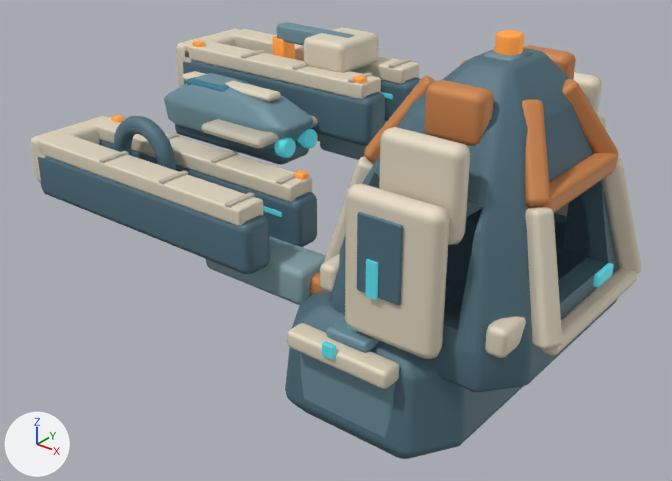
Two versions of the glTF model space-battleship/assets/planets/facilities_v5/shipyard.glb, one commit apart.
Both versions are drawn from a 50 mm camera at (2.84, -4.31, 2.85) aimed at (-0.52, -0.11, 0.24). Lighting does not change. The marker at lower left points along +X, +Y and +Z. The older version comes first. Where no turn or scale is listed for an object, it has been applied to the vertices.

Names of what the first picture shows: 'Berth deep structural rail', 'Berth deep structural rail.002', 'Berth segmented armor crest', 'Berth segmented armor crest.001', 'Berth segmented armor crest.002', 'Coupling jaw under deck', 'Craft aft cyan thruster', 'Craft aft cyan thruster.001', 'Craft cockpit', 'Craft dark belly', 'Craft ivory dorsal spine', 'Craft swept short wing', 'Craft swept short wing.001', 'Craft tapered hull', 'Exposed load arch lower.002', 'Ring-coupled tapered keel', 'Root upper armor rib', 'Split ivory root cheek', 'Tapering shipyard load core' and 50 more.
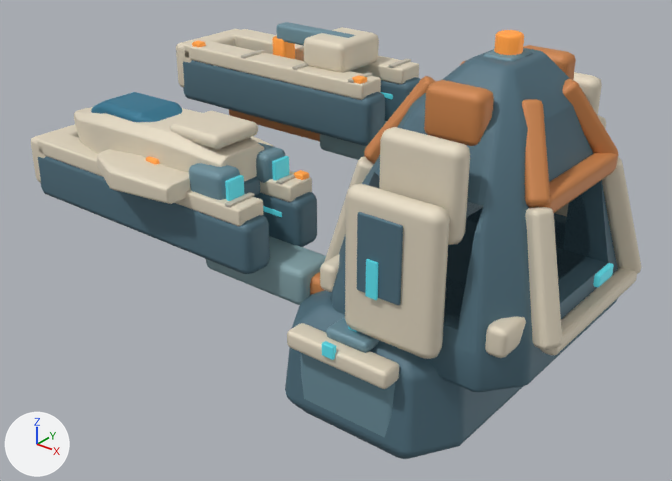
Where the change shows, as pixel boxes (x1, y1, x2, y2) in the pictures (672 x 481 px):
'Ivory shuttle pressure shell', added: after (74, 107, 265, 182)
'Craft tapered hull', deleted (cyan): before (164, 74, 313, 150)
'Shuttle swept ivory wing', added (pale yellow): after (97, 149, 191, 204)
'Shuttle ivory rear armor', added (pale yellow): after (170, 111, 258, 149)
'Faceted blue cockpit canopy', added (cyan): after (91, 92, 182, 122)
'Blue engine fairing', added (cyan): after (189, 163, 240, 200)
'Craft dark belly', deleted (cyan): before (175, 124, 309, 165)
'Craft swept short wing', deleted: before (202, 119, 279, 148)
'Craft ivory dorsal spine', deleted (pale yellow): before (182, 71, 281, 102)
'Blue engine fairing.001', added (cyan): after (256, 142, 285, 183)
'Cyan rear nozzle', added: after (225, 175, 244, 201)
'Craft aft cyan thruster', deleted: before (274, 138, 296, 158)
'Cyan rear nozzle.001', added: after (272, 156, 289, 180)
'Craft cockpit', deleted: before (187, 73, 248, 92)
'Craft aft cyan thruster.001', deleted: before (298, 129, 318, 148)
'Deep blue shuttle belly', added (mostly hidden): after (244, 176, 260, 197)
'Warm docked status', added: after (146, 157, 159, 164)
'Shuttle swept ivory wing.001', added (mostly hidden): after (251, 136, 275, 147)
'Craft swept short wing.001', deleted (mostly hidden): before (310, 116, 318, 128)
'Berth segmented armor crest.001', unchanged, covered by the edit: before (91, 117, 312, 202); after (260, 171, 312, 202)
'Berth working collar', unchanged, covered by the edit: before (114, 116, 176, 170)

What changed in the scene script:
```text
Remove ob_craft_aft_cyan_thruster:
    ob_craft_aft_cyan_thruster = bpy.data.objects.new('Craft aft cyan thruster', me_cylinder_001)
Remove ob_craft_aft_cyan_thruster_001:
    ob_craft_aft_cyan_thruster_001 = bpy.data.objects.new('Craft aft cyan thruster.001', me_cylinder_002)
Remove ob_craft_cockpit:
    ob_craft_cockpit = bpy.data.objects.new('Craft cockpit', me_cube_077)
Remove ob_craft_dark_belly:
    ob_craft_dark_belly = bpy.data.objects.new('Craft dark belly', me_cube_076)
Remove ob_craft_ivory_dorsal_spine:
    ob_craft_ivory_dorsal_spine = bpy.data.objects.new('Craft ivory dorsal spine', me_cube_075)
Remove ob_craft_swept_short_wing:
    ob_craft_swept_short_wing = bpy.data.objects.new('Craft swept short wing', me_cube_078)
Remove ob_craft_swept_short_wing_001:
    ob_craft_swept_short_wing_001 = bpy.data.objects.new('Craft swept short wing.001', me_cube_079)
Remove ob_craft_tapered_hull:
    ob_craft_tapered_hull = bpy.data.objects.new('Craft tapered hull', me_craft_tapered_hull)
Add ob_warm_docked_status:
    ob_warm_docked_status = bpy.data.objects.new('Warm docked status', me_cube_078_1)  # 56 vertices, 108 faces; spans x -0.05..0.05, y -0.02..0.02, z -0.045..0.045; in mat_small_warm_status_lens (orange #ed933c, glowing brown #965b22)
    ob_warm_docked_status.location = (-1.36, -0.85, 0.78)
Add ob_shuttle_swept_ivory_wing_001:
    ob_shuttle_swept_ivory_wing_001 = bpy.data.objects.new('Shuttle swept ivory wing.001', me_shuttle_swept_ivory_wing_001)  # 111 vertices, 218 faces; spans x -1.81..-1.03, y -0.38..-0.042, z 0.65..0.81; in mat_ivory_armor (pale yellow #e5dac4)
    ob_shuttle_swept_ivory_wing_001.location = (0.0, 0.0, 0.0)
Add ob_shuttle_swept_ivory_wing:
    ob_shuttle_swept_ivory_wing = bpy.data.objects.new('Shuttle swept ivory wing', me_shuttle_swept_ivory_wing)  # 111 vertices, 218 faces; spans x -1.81..-1.03, y -1.098..-0.76, z 0.65..0.81; in mat_ivory_armor (pale yellow #e5dac4)
    ob_shuttle_swept_ivory_wing.location = (0.0, 0.0, 0.0)
Add ob_shuttle_ivory_rear_armor:
    ob_shuttle_ivory_rear_armor = bpy.data.objects.new('Shuttle ivory rear armor', me_cube_075_1)  # 56 vertices, 108 faces; spans x -0.21..0.21, y -0.185..0.185, z -0.045..0.045; in mat_ivory_armor (pale yellow #e5dac4)
    ob_shuttle_ivory_rear_armor.location = (-1.1, -0.57, 0.99)
Add ob_ivory_shuttle_pressure_shell:
    ob_ivory_shuttle_pressure_shell = bpy.data.objects.new('Ivory shuttle pressure shell', me_ivory_shuttle_pressure_shell)  # 184 vertices, 364 faces; spans x -2.42..-0.86, y -0.84..-0.3, z 0.61..0.99; in mat_ivory_armor (pale yellow #e5dac4)
    ob_ivory_shuttle_pressure_shell.location = (0.0, 0.0, 0.0)
Add ob_faceted_blue_cockpit_canopy:
    ob_faceted_blue_cockpit_canopy = bpy.data.objects.new('Faceted blue cockpit canopy', me_faceted_blue_cockpit_canopy)  # 138 vertices, 272 faces; spans x -2.17..-1.47, y -0.759..-0.381, z 0.85..1.03; in mat_shuttle_cockpit_glass (cyan #357c97)
    ob_faceted_blue_cockpit_canopy.location = (0.0, 0.0, 0.0)
Add ob_deep_blue_shuttle_belly:
    ob_deep_blue_shuttle_belly = bpy.data.objects.new('Deep blue shuttle belly', me_deep_blue_shuttle_belly)  # 128 vertices, 252 faces; spans x -2.25..-0.84, y -0.84..-0.3, z 0.54..0.72; in mat_deep_teal_load_shell (cyan #527381)
    ob_deep_blue_shuttle_belly.location = (0.0, 0.0, 0.0)
Add ob_cyan_rear_nozzle_001:
    ob_cyan_rear_nozzle_001 = bpy.data.objects.new('Cyan rear nozzle.001', me_cube_080_1)  # 56 vertices, 108 faces; spans x -0.015..0.015, y -0.065..0.065, z -0.065..0.065; in mat_recessed_cyan_channel (cyan #4bb8c4, glowing cyan #307c84)
    ob_cyan_rear_nozzle_001.location = (-0.745, -0.37, 0.76)
Add ob_cyan_rear_nozzle:
    ob_cyan_rear_nozzle = bpy.data.objects.new('Cyan rear nozzle', me_cube_080_1.copy())
    ob_cyan_rear_nozzle.location = (-0.745, -0.77, 0.76)
Add ob_blue_engine_fairing_001:
    ob_blue_engine_fairing_001 = bpy.data.objects.new('Blue engine fairing.001', me_cube_079_1)  # 56 vertices, 108 faces; spans x -0.14..0.14, y -0.095..0.095, z -0.1..0.1; in mat_blue_service_housing (cyan #6f93a0)
    ob_blue_engine_fairing_001.location = (-0.91, -0.37, 0.76)
Add ob_blue_engine_fairing:
    ob_blue_engine_fairing = bpy.data.objects.new('Blue engine fairing', me_cube_079_1.copy())
    ob_blue_engine_fairing.location = (-0.91, -0.77, 0.76)
```
